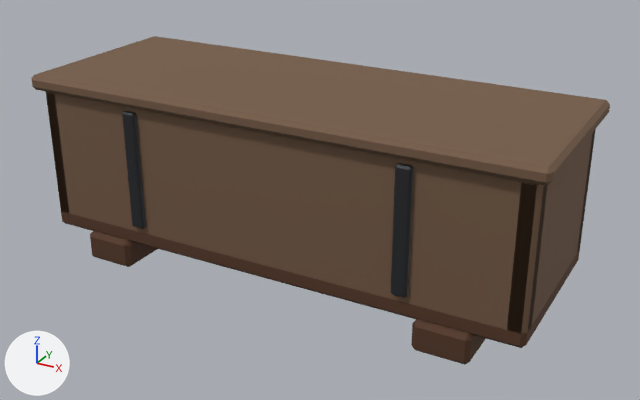
The glTF model public/assets/models/prop_water_trough_a.glb: old version first, new version second.
The view is the same before and after, from a 50 mm camera at (1.21, -2.125, 1.292) aimed at (0.043, -0.003, 0.232). Lighting does not change. The marker at lower left points along +X, +Y and +Z. The first picture is the older version. Where no turn or scale is listed for an object, it has been applied to the vertices. Vertices at exactly the same position are counted once.

In view in the first picture: 'trough_end_0', 'trough_floor', 'trough_strap_0'.
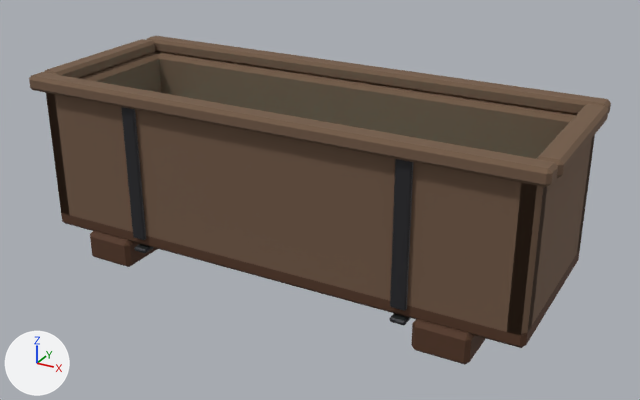
Where the newer file only moved an object's origin or applied its transform, the numbers keep the older frame.

Changed parts and their boxes (x1, y1, x2, y2) in the pictures (640 x 400 px; the box of a moved part takes in the faces that stretch with it):
'trough_end_0', reshaped: before (32, 36, 610, 334); after (29, 36, 611, 336)
'trough_strap_0', moved: before (122, 111, 414, 298); after (121, 107, 413, 325)
part 1 of me_trough_end_0_mesh, moved or reshaped: before (32, 36, 610, 186); after (44, 39, 155, 79)
part 2 of me_trough_end_0_mesh, added (brown): after (536, 103, 608, 178)
part 3 of me_trough_end_0_mesh, added (brown): after (29, 72, 558, 187)
part 4 of me_trough_end_0_mesh, added (brown): after (146, 36, 611, 115)

The change, as a diff of the scene's bpy script:
```diff
--- a/public/assets/models/prop_water_trough_a.glb.py
+++ b/public/assets/models/prop_water_trough_a.glb.py
@@ me_trough_end_0_mesh @@
 # used by ob_trough_end_0; location = (0.0, 0.0, 0.341)
-me_trough_end_0_mesh.from_pydata(...)  # 96 vertices, 204 faces; spans x -0.79..0.79, y -0.29..0.29, z -0.23..0.23
+me_trough_end_0_mesh.from_pydata(...)  # 168 vertices, 336 faces; spans x -0.79..0.79, y -0.3..0.3, z -0.23..0.23
+# me_trough_end_0_mesh part 1: the loose piece of 24 vertices spanning x -0.79..0.79, y -0.29..0.29, z 0.19..0.23 is scaled about its middle by (0.0333, 0.804, 1.06), then moved by (-0.76, 0.0, 0.0)
+# me_trough_end_0_mesh part 2: the loose piece of 24 vertices spanning x -0.79..0.79, y -0.29..0.29, z 0.19..0.23 is copied, and the copy is scaled about its middle by (0.0333, 0.804, 1.06), then moved by (0.76, 0.0, 0.0); it spans x 0.73..0.79, y -0.24..0.24, z 0.19..0.23
+# me_trough_end_0_mesh part 3: the loose piece of 24 vertices spanning x -0.79..0.79, y -0.29..0.29, z 0.19..0.23 is copied, and the copy is scaled about its middle by (1, 0.0903, 1.06), then moved by (0.0, -0.27, 0.0); it spans x -0.78..0.78, y -0.3..-0.24, z 0.19..0.23
+# me_trough_end_0_mesh part 4: the loose piece of 24 vertices spanning x -0.79..0.79, y -0.29..0.29, z 0.19..0.23 is copied, and the copy is scaled about its middle by (1, 0.0903, 1.06), then moved by (0.0, 0.27, 0.0); it spans x -0.78..0.78, y 0.24..0.3, z 0.19..0.23
 me_trough_end_0_mesh.materials.append(mat_wood_weathered_01)
@@ ob_trough_strap_0 @@
 ob_trough_strap_0 = bpy.data.objects.new('trough_strap_0', me_trough_strap_0_mesh)
-ob_trough_strap_0.location = (0.0, 0.0, 0.328)
+ob_trough_strap_0.location = (0.0, 0.0, 0.298)
```
